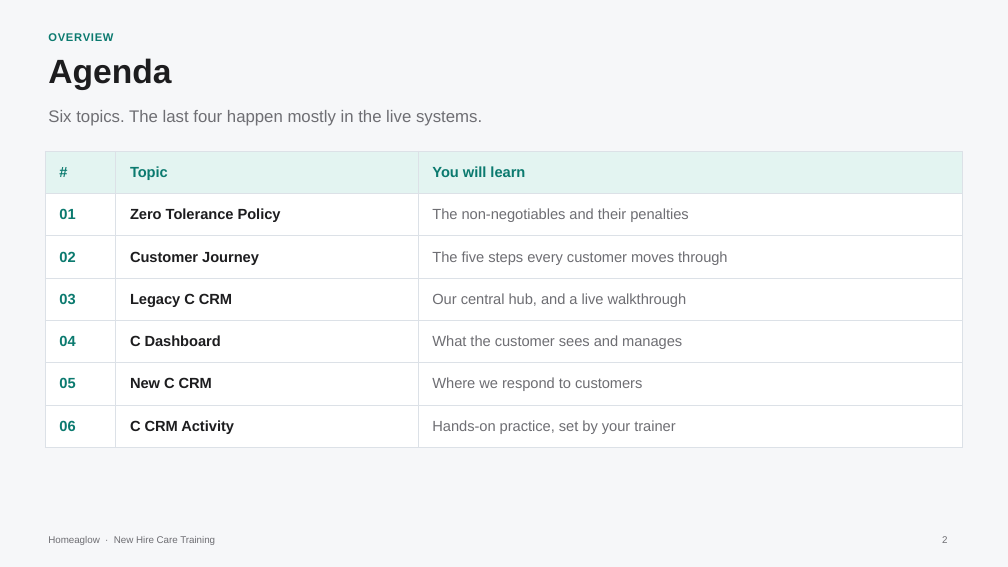
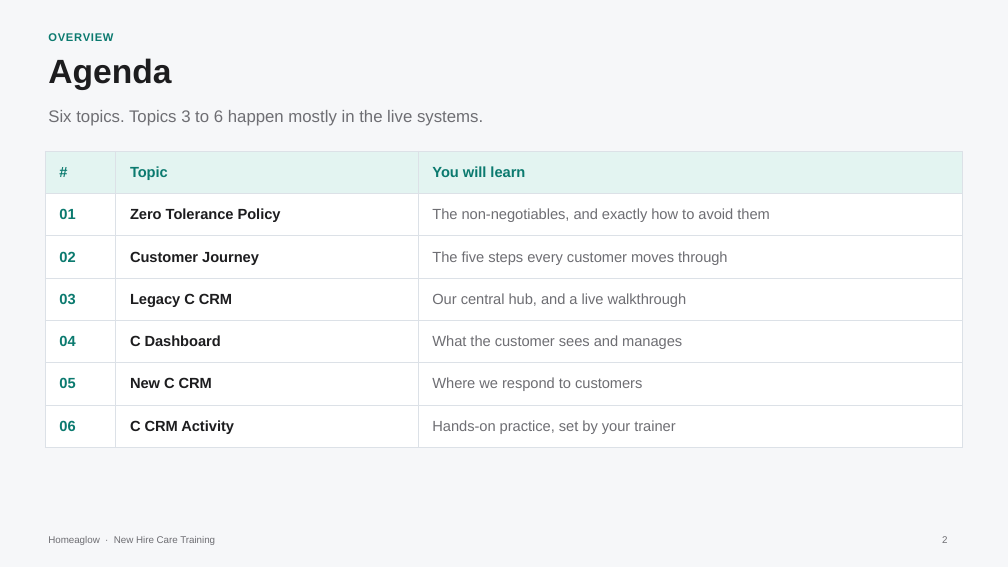
Before and after one commit to anjulimichelle/training, a slide deck: slide 2 of customer-foundations/customer-foundations-c-crm.pptx. Drawn at 1008x567 pixels with LibreOffice and Linux fonts; fonts in the diff are those of the drawing. Boxes give left, top, right and bottom in pixels: in the first picture for what was removed or moved away, otherwise in the second. Text is boxed around its words. In the diff, an @@ line names an element or a change of style, - is before the commit and + after.

```diff
--- a/customer-foundations/customer-foundations-c-crm.pptx
+++ b/customer-foundations/customer-foundations-c-crm.pptx
@@ text at box(48, 110, 483, 126): text changed @@
-Six topics. The last four happen mostly in the live systems.
+Six topics. Topics 3 to 6 happen mostly in the live systems.
@@ table at box(45, 151, 963, 438) @@
-row 2, column 3: The non-negotiables and their penalties
+row 2, column 3: The non-negotiables, and exactly how to avoid them
```
Also in this commit, not shown: 23 other slides changed, 3 slides added, 2 slides removed, 12 other files.
